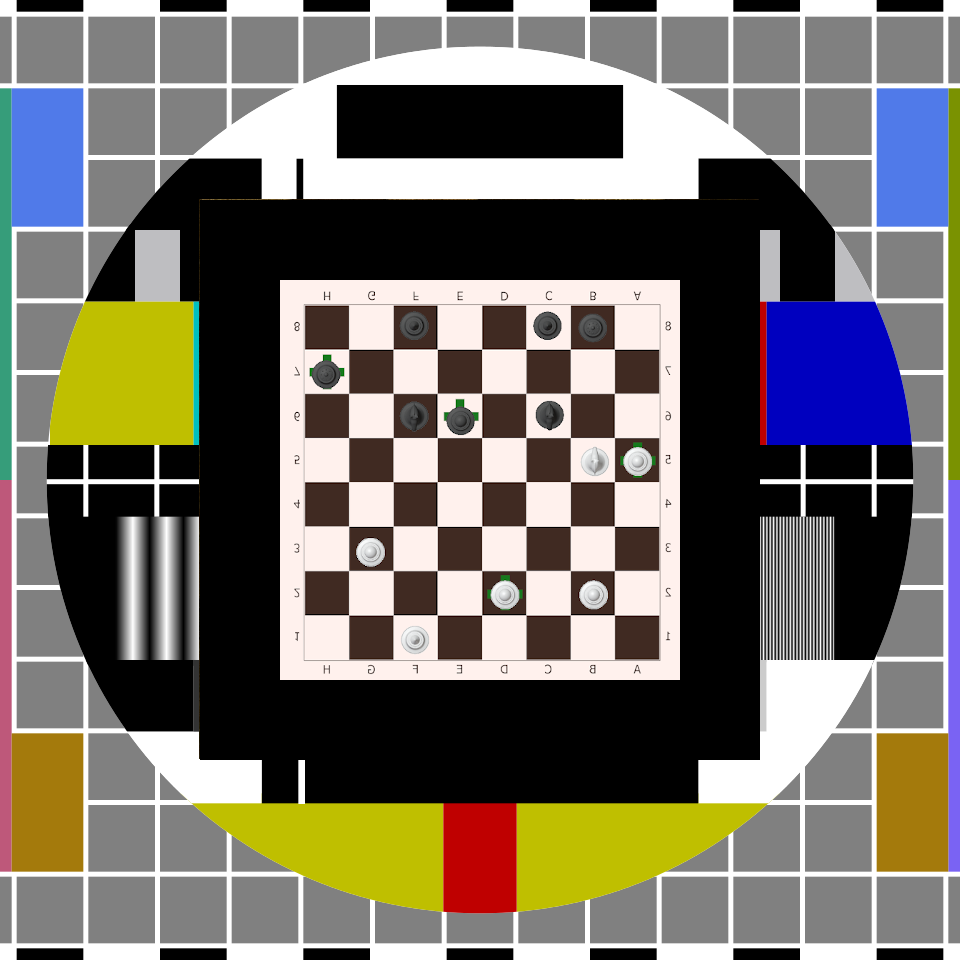
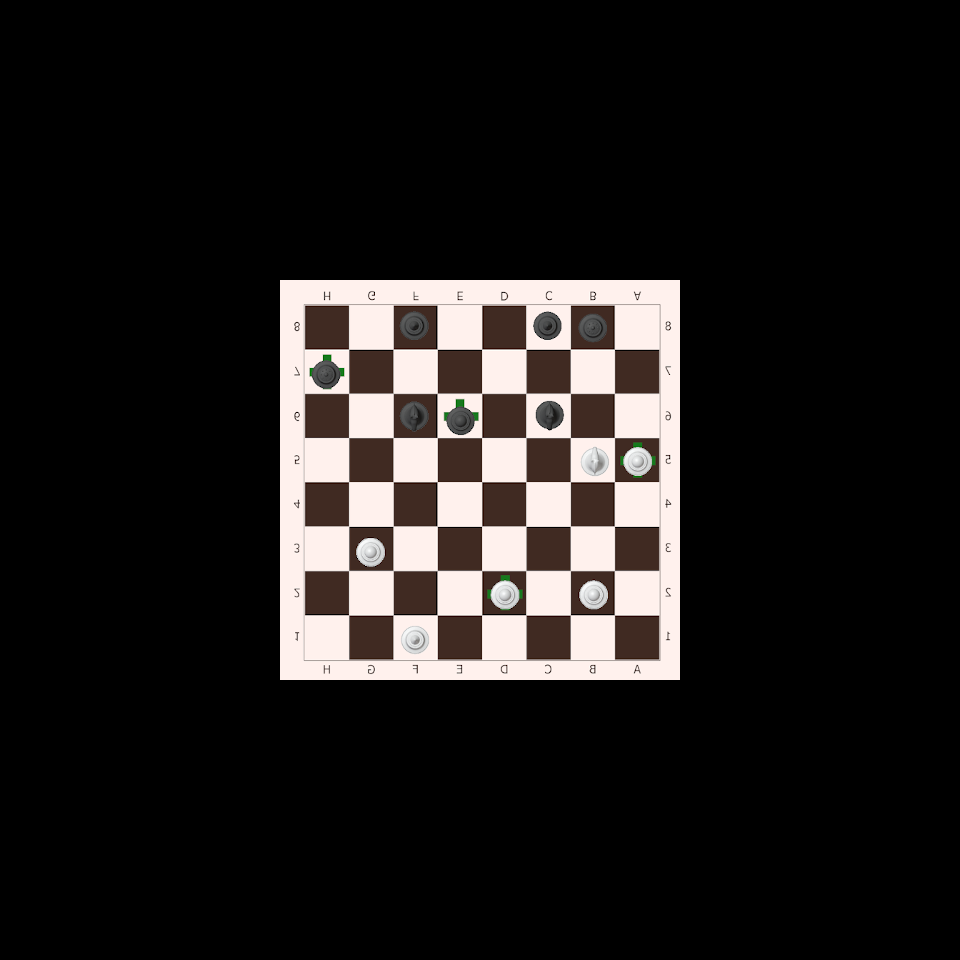
Two versions of the same layered image (960x960). Layer-by-layer changes:
painted on "menuCoffre.tga" over [0, 0, 960, 960]
